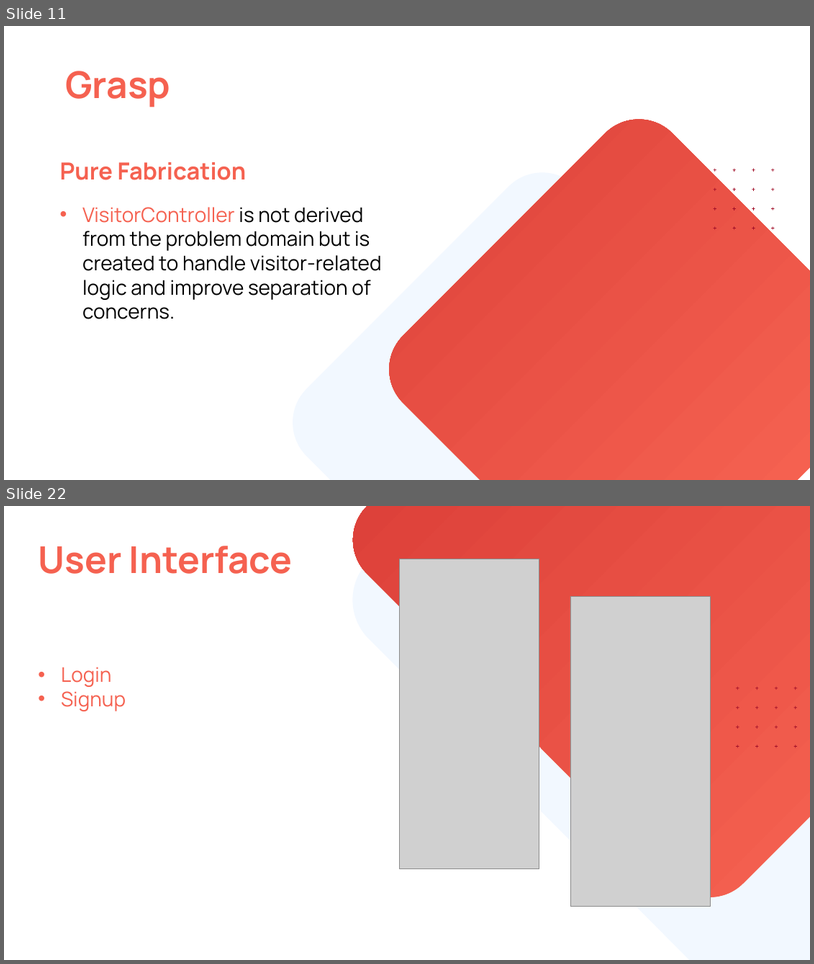
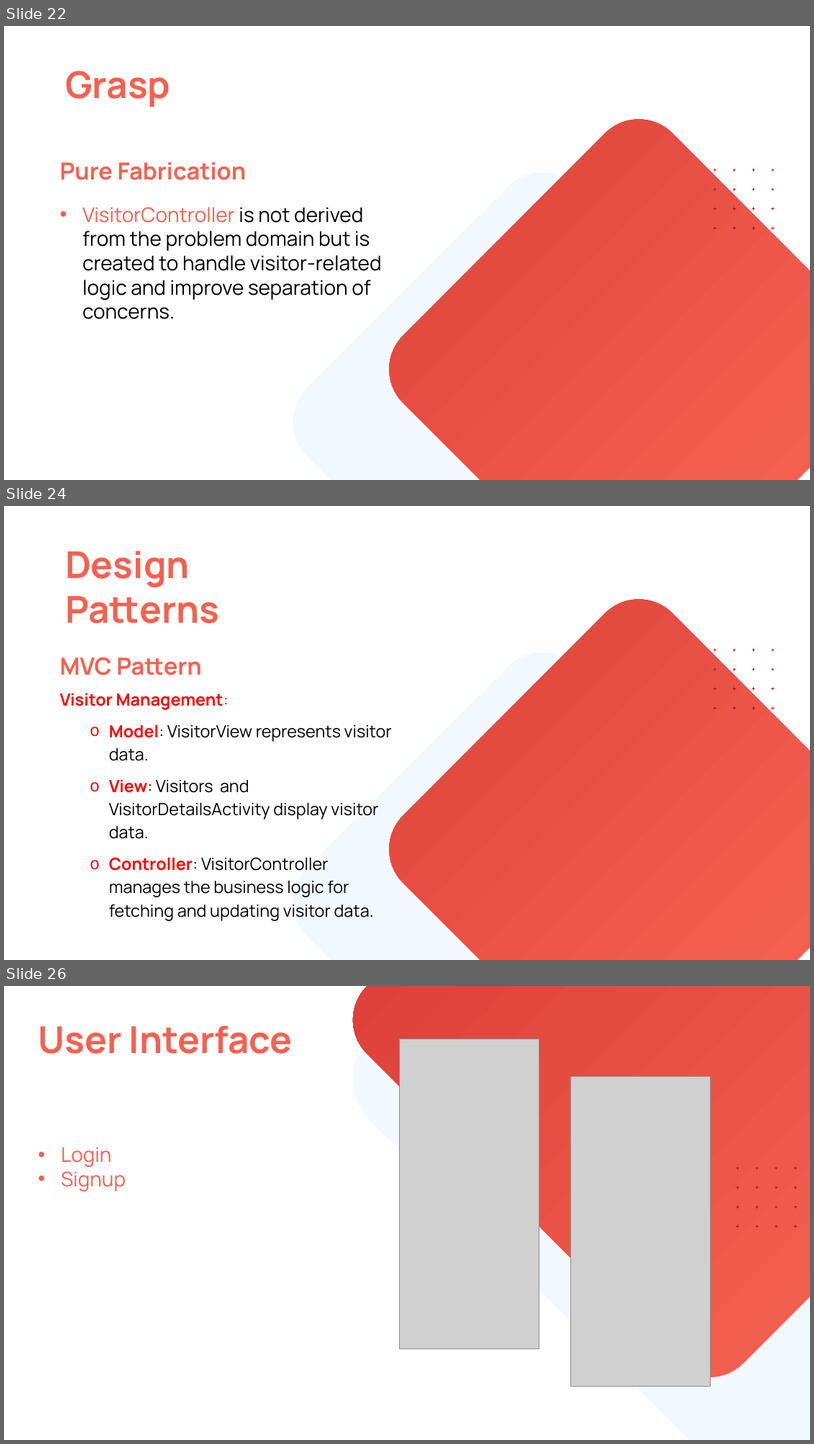
Before and after one commit to emaanfatima118/SmartKnock, a slide deck: 22i-1313_22i-0869_22i-0785_H.pptx. Shown one above the other, each under a label of ours: slides 11 and 22 before the commit, slides 22, 24 and 26 after it; the slides between them are not shown. The pictures are 814x964 and 814x1444 pixels, drawn with LibreOffice and Linux fonts; fonts in the diff are those of the drawing; grey boxes stand for pictures; background and template pictures are left out. Boxes give left, top, right and bottom in pixels: in the first picture for what was removed or moved away, otherwise in the second. Text is boxed around its words. In the diff, an @@ line names an element or a change of style, - is before the commit and + after.

```diff
--- a/22i-1313_22i-0869_22i-0785_H.pptx
+++ b/22i-1313_22i-0869_22i-0785_H.pptx
@@ slide 24 added at (4,506,810,960), background #FFFFFF; not listed: 2 template elements that a slide beside it also shows @@
@@ text added at (65,551,219,623), 44 pt, text #F56150, bold @@
+Design Patterns
@@ freeform shape added at (714,648,774,709), fill #A10F28 @@
@@ text added at (60,657,202,675), 28 pt, text #F56150, bold @@
+MVC Pattern
@@ text added at (60,693,392,921), 20 pt, text #000000 @@
+Visitor Management:
+  o Model: VisitorView represents visitor data.
+  o View: Visitors and VisitorDetailsActivity display visitor data.
+  o Controller: VisitorController manages the business logic for fetching and updating visitor data.
@@ what was slide 11 is now slide 22 @@
@@ what was slide 22 is now slide 26 @@
```
Also in this commit, not shown: 6 slides changed, 2 other slides added.
